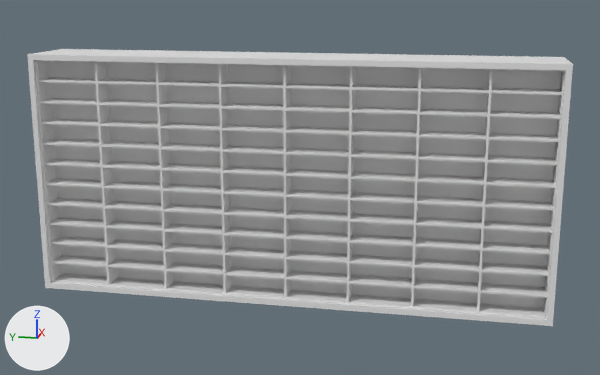
What one commit did to the FBX model Assets/_Visual/Environment/_Interiors/Props/Estante_Escritorio.fbx.
Before and after are seen from a camera (50 mm lens) standing at (-8.12, -1.73, 3.2) and looking at (0.05, -0.09, 1.16). The axes (+X, +Y, +Z) are drawn at lower left. The lights are the same throughout. Where no turn or scale is listed for an object, it has been applied to the vertices.

In view in the first picture: 'Estante'.
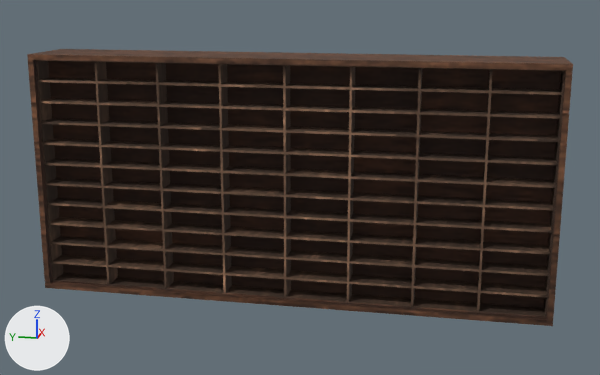
Where the change shows, as pixel boxes (x1, y1, x2, y2) in the pictures (600 x 375 px):
```json
{"object": "Estante", "change": "recoloured", "before": [27, 49, 573, 326], "after": [27, 49, 573, 326], "on screen": "grey to brown"}
```

Scene script edits in JSON lines:
```json
{"op": "add", "block": "img_estante_escritorio_estante_roughness_png", "code": ["img_estante_escritorio_estante_roughness_png = load_image('Estante_Escritorio_Estante_Roughness.png', 'Materials/bookcase_Office/Estante_Escritorio_Estante_Roughness.png', 512, 512, 'Non-Color')"]}
{"op": "add", "block": "img_estante_escritorio_estante_normal_png", "code": ["img_estante_escritorio_estante_normal_png = load_image('Estante_Escritorio_Estante_Normal.png', 'Materials/bookcase_Office/Estante_Escritorio_Estante_Normal.png', 512, 512, 'Non-Color')"]}
{"op": "add", "block": "img_estante_escritorio_estante_metallic_png", "code": ["img_estante_escritorio_estante_metallic_png = load_image('Estante_Escritorio_Estante_Metallic.png', 'Materials/bookcase_Office/Estante_Escritorio_Estante_Metallic.png', 512, 512, 'Non-Color')"]}
{"op": "add", "block": "img_estante_escritorio_estante_basecolor_png", "code": ["img_estante_escritorio_estante_basecolor_png = load_image('Estante_Escritorio_Estante_BaseColor.png', 'Materials/bookcase_Office/Estante_Escritorio_Estante_BaseColor.png', 512, 512, 'sRGB')"]}
{"op": "add", "block": "mat_estante", "code": ["mat_estante = bpy.data.materials.new('Estante')", "# uses the picture img_estante_escritorio_estante_basecolor_png", "# uses the picture img_estante_escritorio_estante_metallic_png", "# uses the picture img_estante_escritorio_estante_normal_png", "# uses the picture img_estante_escritorio_estante_roughness_png"]}
{"block": "me_cube_015", "where": "me_cube_015.from_pydata(...)  # 824 vertices, 789 faces; spans x -0.32..0.42, y -2.65..2.65, z 0.0..2.51"}
{"op": "remove", "block": "me_cube_015", "code": "me_cube_015.materials.append(mat_export)  # white #e7e7e7"}
{"op": "add", "block": "me_cube_015", "code": "me_cube_015.materials.append(mat_estante)"}
```
